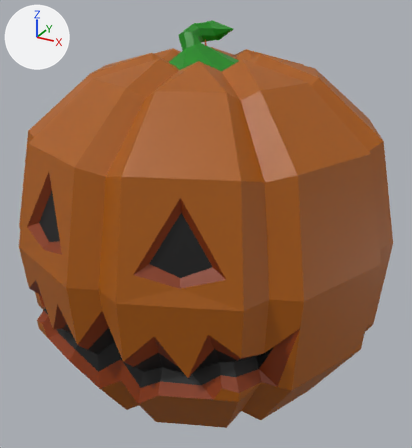
The FBX model public/models/HalloweenModels_01.fbx: old version first, new version second.
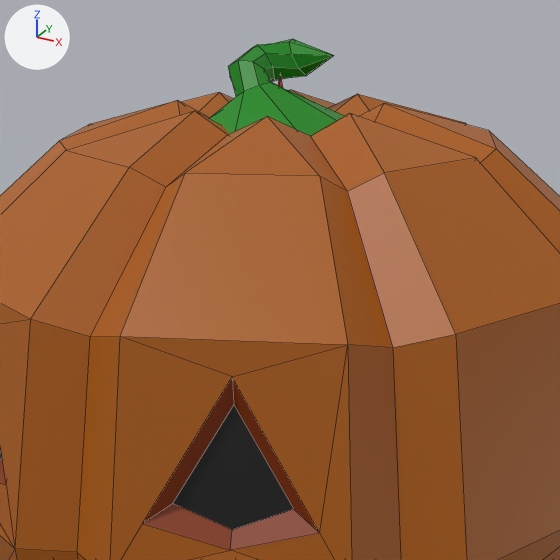
Each version appears first whole from a 50 mm lens placed at (0.712, -1.293, 0.619), pointed at (0.007, -0.01, -0.022), and next in a close-up on the part from 14% to 86% of the width and 0% to 66% of the height. Lighting does not change. The marker at upper left points along +X, +Y and +Z. The close-ups show mesh edges as thin lines.

Objects in the first close-up: 'H_01_Head1'.
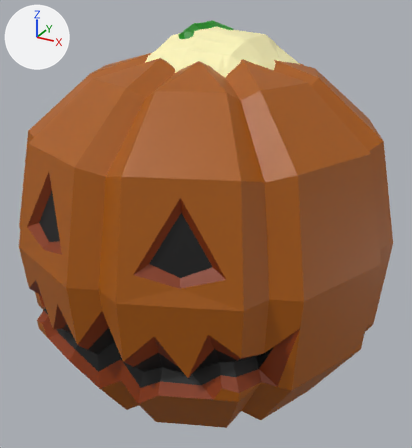
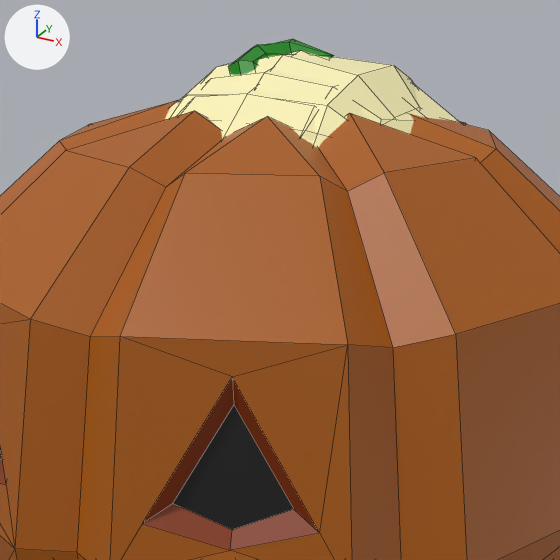
Pixel boxes (x1, y1, x2, y2) of what changed, in the close-ups (560 x 560 px):
'H_01_Skull2', added (beige): after (165, 55, 421, 148)
'H_01_Skull1', added (beige): after (180, 87, 315, 143)
'H_01_Skull3', added (beige): after (176, 50, 460, 141)

The edits, one by one:
Mesh me_skull1 is new.
It has 197 vertices, 204 faces and spans x -0.22..0.22, y -0.336..0.328, z -0.005..0.483.
It uses material mat_m_mainmat (picture img_t_coloratlas16x16_png).
Mesh me_skull2 is new.
It has 197 vertices, 204 faces and spans x -0.213..0.213, y -0.322..0.328, z -0.006..0.494.
It uses material mat_m_mainmat (picture img_t_coloratlas16x16_png).
Mesh me_skull3 is new.
It has 197 vertices, 204 faces and spans x -0.243..0.243, y -0.311..0.363, z -0.004..0.496.
It uses material mat_m_mainmat (picture img_t_coloratlas16x16_png).
Object 'H_01_Skull1' (ob_h_01_skull1) is new; it shows me_skull1.
Its location is (0.0, 0.0, 0.0).
Object 'H_01_Skull2' (ob_h_01_skull2) is new; it shows me_skull2.
Its location is (0.0, 0.0, 0.0).
Object 'H_01_Skull3' (ob_h_01_skull3) is new; it shows me_skull3.
Its location is (0.0, 0.0, 0.0).
